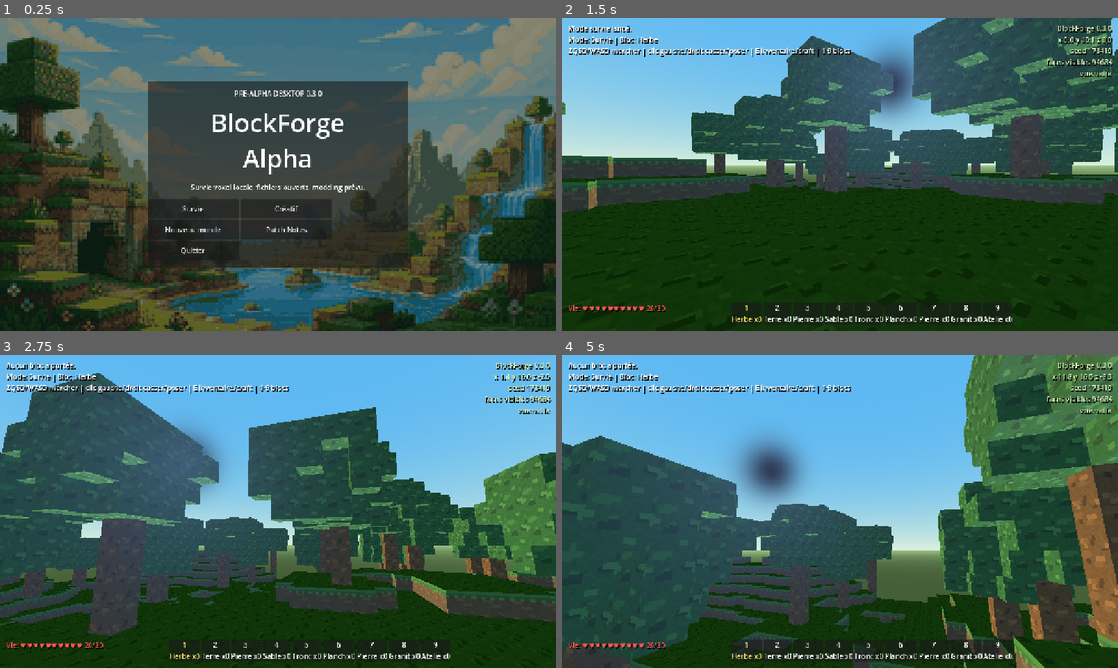
Above: before the commit, frames 1-4 (two rows, left to right).
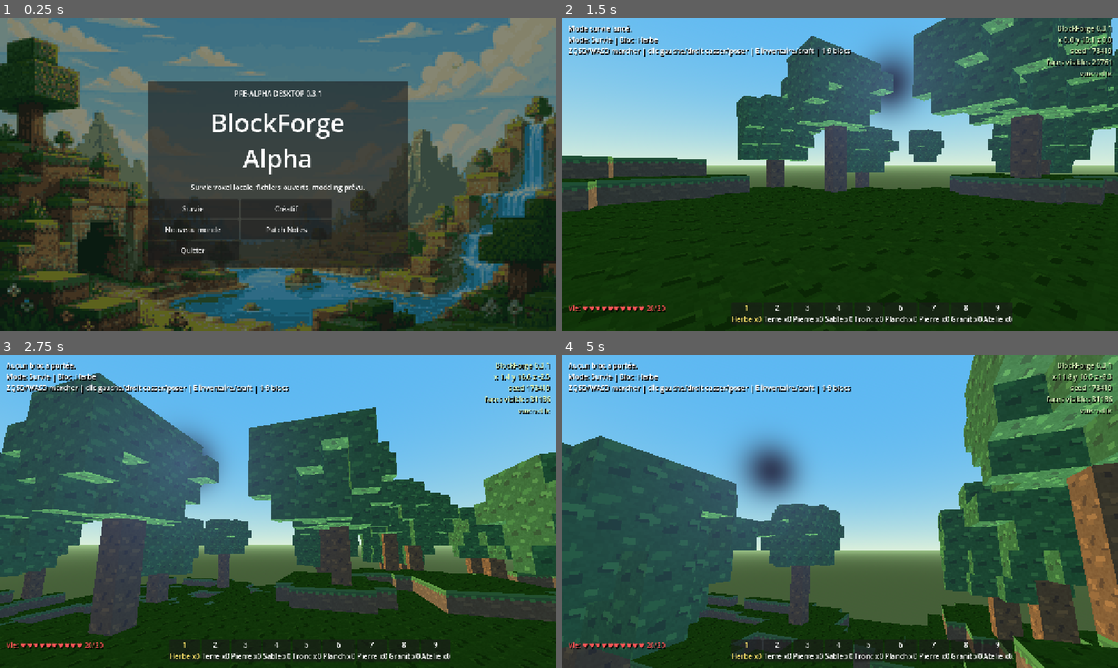
Above: after the commit, the same moments.

Repository: contactstreamalliance-star/BlockForge_project-off
Game: Godot game, scene res://scenes/main.tscn
The game is run twice, just before and just after one commit, with the same random seed, the same clock (stepped at 60 frames per second) and the same inputs.
Inputs (mouse positions are in pixels of both pictures, inside the frame that each line leads up to):
- Up to frame 1 (0.25 s): no input
- Up to frame 2 (1.5 s): click "Nouveau monde" at 0.5 s; click "Survie" at 1.25 s
- Up to frame 3 (2.75 s): tap Enter at 2 s; move the mouse to (305, 511) at 2.02 s; hold W from 2.03 s (still down); hold Q from 2.03 s (still down); click (305, 511) at 2.17 s; tap Space at 2.27 s
- Up to frame 4 (5 s): keep holding W; move the mouse to (812, 511) at 2.77 s; release Q at 2.78 s; tap Z at 2.85 s; tap Space at 3.02, 4.52 s; move the mouse to (851, 505) at 3.52 s; tap E at 3.6 s; move the mouse to (812, 574) at 4.27 s; tap I at 4.35 s; click (812, 574) at 4.42 s

The runs differ from the first frame. In frame 1, less than 0.1% of the frame differs, in the area x 57-58%, y 23-26%; in frame 2, 4.8%; in frame 3, 3.5%; in frame 4, 6.0%, in the area x 25-100%, y 2-89%.

Commit message:
Optimize chunk rendering

Diff:
--- a/assets/patch_notes.json
+++ b/assets/patch_notes.json
@@ -1,5 +1,23 @@
 {
   "updates": [
+    {
+      "version": "0.3.1-godot",
+      "title": "Grosse optimisation du rendu",
+      "date": "2026-09-10",
+      "description": "Réduction importante des lags en gardant le monde complet, mais en ne rendant que les chunks proches du joueur.",
+      "added": [
+        "Paramètre renderDistanceChunks dans assets/worldgen.json pour régler la distance de rendu."
+      ],
+      "changed": [
+        "Le jeu charge et décharge les meshes de chunks autour du joueur au lieu de rendre toute la carte en permanence.",
+        "Le lancement et la génération d'un nouveau monde construisent seulement les chunks proches du point d'apparition.",
+        "Les blocs à texture unique partagent un matériau et fusionnent davantage leurs faces dans les chunks.",
+        "Le HUD évite les réécritures de texte inutiles quand les valeurs affichées ne changent pas."
+      ],
+      "removed": [
+        "Rendu permanent des chunks éloignés, qui coûtait trop cher pour une grande carte."
+      ]
+    },
     {
       "version": "0.3.0-godot",
       "title": "Survie, craft et monde plus grand",
--- a/assets/worldgen.json
+++ b/assets/worldgen.json
@@ -11,6 +11,7 @@
   "caveChance": 0.18,
   "mountainStrength": 18.0,
   "hillStrength": 7.0,
+  "renderDistanceChunks": 1,
   "randomSeedOnStart": false,
   "spawnPlateauRadius": 9,
   "spawnPlateauHeight": 13
--- a/scripts/main.gd
+++ b/scripts/main.gd
@@ -3,7 +3,7 @@
 const BLOCKS_PATH := "res://assets/blocks.json"
 const WORLDGEN_PATH := "res://assets/worldgen.json"
 const SAVE_PATH := "user://blockforge_alpha_world.json"
-const VERSION_LABEL := "0.3.0"
+const VERSION_LABEL := "0.3.1"
 const EYE_HEIGHT := 1.62
 const PLAYER_RADIUS := 0.32
 const PLAYER_HEIGHT := 1.82
@@ -19,6 +19,7 @@
 const FACE_BACK := 5
 const CHUNK_SIZE := 16
 const HUD_REFRESH_TIME := 0.15
+const CHUNK_STREAM_CHECK_TIME := 0.25
 const MODE_SURVIVAL := "survival"
 const MODE_CREATIVE := "creative"
 const MAX_HEALTH := 20
@@ -63,11 +64,14 @@
 var chunk_blocks := {}
 var chunk_nodes := {}
 var chunk_face_counts := {}
+var visible_chunk_keys := {}
 var selected_slot := 0
 var selected_target = null
 var worldgen := {}
 var world_seed := 1
 var block_count := 0
+var render_distance_chunks := 1
+var last_stream_chunk := Vector2i(999999, 999999)
 var velocity := Vector3.ZERO
 var grounded := false
 var game_active := false
@@ -79,6 +83,7 @@
 var message := "Clique sur Jouer pour commencer."
 var step_timer := 0.0
 var hud_timer := 0.0
+var chunk_stream_timer := 0.0
 var last_status_text := ""
 var last_health_text := ""
 var last_debug_text := ""
@@ -98,8 +103,8 @@
 	_setup_ui()
 	_setup_world_nodes()
 	_generate_world()
+	_spawn_player()
 	_rebuild_meshes()
-	_spawn_player()
 	_update_hud()
 
 
@@ -108,6 +113,10 @@
 		return
 	was_grounded = grounded
 	_update_movement(delta)
+	chunk_stream_timer -= delta
+	if chunk_stream_timer <= 0.0:
+		chunk_stream_timer = CHUNK_STREAM_CHECK_TIME
+		_update_streamed_chunks()
 	_update_fall_damage()
 	_update_dropped_items(delta)
 	_update_target()
@@ -150,6 +159,7 @@
 
 	worldgen = world_data
 	world_seed = int(worldgen.get("seed", 1))
+	render_distance_chunks = maxi(0, int(worldgen.get("renderDistanceChunks", 1)))
 	hotbar = block_data.get("hotbar", [])
 	placeable_blocks.clear()
 
@@ -159,6 +169,8 @@
 			continue
 		if bool(block.get("placeable", true)):
 			block["materials"] = block_material_factory.create_block_materials(block)
+			var texture_paths: Dictionary = block.get("textures", {})
+			block["singleMaterial"] = texture_paths.has("all")
 			placeable_blocks.append(id)
 		blocks[id] = block
 
@@ -724,15 +736,36 @@
 		_clear_chunk_meshes(chunk_key)
 	chunk_nodes.clear()
 	chunk_face_counts.clear()
+	visible_chunk_keys.clear()
 	block_count = 0
-
-	var chunks_to_build := {}
-	for key in world.keys():
-		var p := _parse_key(key)
-		chunks_to_build[VoxelMathScript.chunk_key_for_block(p, CHUNK_SIZE)] = true
-
-	for chunk_key in chunks_to_build.keys():
-		_rebuild_chunk(chunk_key)
+	last_stream_chunk = Vector2i(999999, 999999)
+	_update_streamed_chunks(true)
+
+
+func _update_streamed_chunks(force: bool = false) -> void:
+	if camera == null:
+		return
+	var center := _chunk_coords_for_world_position(camera.position)
+	if not force and center == last_stream_chunk:
+		return
+	last_stream_chunk = center
+	var desired := _desired_chunk_keys(center)
+
+	for chunk_key in visible_chunk_keys.keys():
+		if not desired.has(chunk_key):
+			_clear_chunk_meshes(chunk_key)
+
+	for chunk_key in desired.keys():
+		if not visible_chunk_keys.has(chunk_key):
+			_rebuild_chunk(chunk_key)
+
+
+func _desired_chunk_keys(center: Vector2i) -> Dictionary:
+	var desired := {}
+	for cx in range(center.x - render_distance_chunks, center.x + render_distance_chunks + 1):
+		for cz in range(center.y - render_distance_chunks, center.y + render_distance_chunks + 1):
+			desired[_chunk_key_from_coords(cx, cz)] = true
+	return desired
 
 
 func _rebuild_nearby_chunks(pos: Vector3i) -> void:
@@ -743,21 +776,25 @@
 	chunks_to_build[VoxelMathScript.chunk_key_for_block(pos + Vector3i.FORWARD, CHUNK_SIZE)] = true
 	chunks_to_build[VoxelMathScript.chunk_key_for_block(pos + Vector3i.BACK, CHUNK_SIZE)] = true
 	for chunk_key in chunks_to_build.keys():
-		_rebuild_chunk(chunk_key)
+		if visible_chunk_keys.has(chunk_key):
+			_rebuild_chunk(chunk_key)
 	_update_hud()
 
 
-func _clear_chunk_meshes(chunk_key: String) -> void:
+func _clear_chunk_meshes(chunk_key: String, forget_visible: bool = true) -> void:
 	for node in chunk_nodes.get(chunk_key, []):
 		if is_instance_valid(node):
 			node.queue_free()
 	block_count -= int(chunk_face_counts.get(chunk_key, 0))
 	chunk_nodes.erase(chunk_key)
 	chunk_face_counts.erase(chunk_key)
+	if forget_visible:
+		visible_chunk_keys.erase(chunk_key)
 
 
 func _rebuild_chunk(chunk_key: String) -> void:
-	_clear_chunk_meshes(chunk_key)
+	_clear_chunk_meshes(chunk_key, false)
+	visible_chunk_keys[chunk_key] = true
 	var keys: Array = chunk_blocks.get(chunk_key, {}).keys()
 	if keys.is_empty():
 		return
@@ -801,16 +838,18 @@
 
 
 func _append_face(face_groups: Dictionary, id: String, face: int, pos: Vector3i) -> void:
-	var group_key := "%s_%d" % [id, face]
+	var block: Dictionary = blocks[id]
+	var single_material := bool(block.get("singleMaterial", false))
+	var group_key := id if single_material else "%s_%d" % [id, face]
 	if not face_groups.has(group_key):
-		var block: Dictionary = blocks[id]
 		var materials: Array = block["materials"]
+		var material_index := 0 if single_material else face
 		face_groups[group_key] = {
 			"vertices": PackedVector3Array(),
 			"normals": PackedVector3Array(),
 			"uvs": PackedVector2Array(),
 			"indices": PackedInt32Array(),
-			"material": materials[face],
+			"material": materials[material_index],
 			"face_count": 0
 		}
 
@@ -1241,8 +1280,8 @@
 	player_inventory.clear()
 	health = MAX_HEALTH
 	_generate_world()
+	_spawn_player()
 	_rebuild_meshes()
-	_spawn_player()
 	_play_sfx("menu")
 	_update_hud()
 
@@ -1409,6 +1448,14 @@
 	return "%d,%d,%d" % [x, y, z]
 
 
+func _chunk_key_from_coords(cx: int, cz: int) -> String:
+	return "%d,%d" % [cx, cz]
+
+
+func _chunk_coords_for_world_position(pos: Vector3) -> Vector2i:
+	return Vector2i(floori(pos.x / float(CHUNK_SIZE)), floori(pos.z / float(CHUNK_SIZE)))
+
+
 func _parse_key(key: String) -> Vector3i:
 	var parts := key.split(",")
 	return Vector3i(int(parts[0]), int(parts[1]), int(parts[2]))
--- a/scripts/world/block_material_factory.gd
+++ b/scripts/world/block_material_factory.gd
@@ -9,6 +9,11 @@
 
 func create_block_materials(block: Dictionary) -> Array:
 	var texture_paths: Dictionary = block.get("textures", {})
+	if texture_paths.has("all"):
+		var transparent := bool(block.get("transparent", false)) or bool(block.get("liquid", false))
+		var alpha: float = 0.6 if bool(block.get("liquid", false)) else 0.72 if bool(block.get("transparent", false)) else 1.0
+		var mat := _make_material(String(texture_paths.get("all", "")), Color(0.92, 0.92, 0.92, alpha), transparent)
+		return [mat, mat, mat, mat, mat, mat]
 	var side_path: String = String(texture_paths.get("side", texture_paths.get("all", "")))
 	var top_path: String = String(texture_paths.get("top", texture_paths.get("all", side_path)))
 	var bottom_path: String = String(texture_paths.get("bottom", texture_paths.get("all", side_path)))
Not shown, changed: CHANGELOG.md
